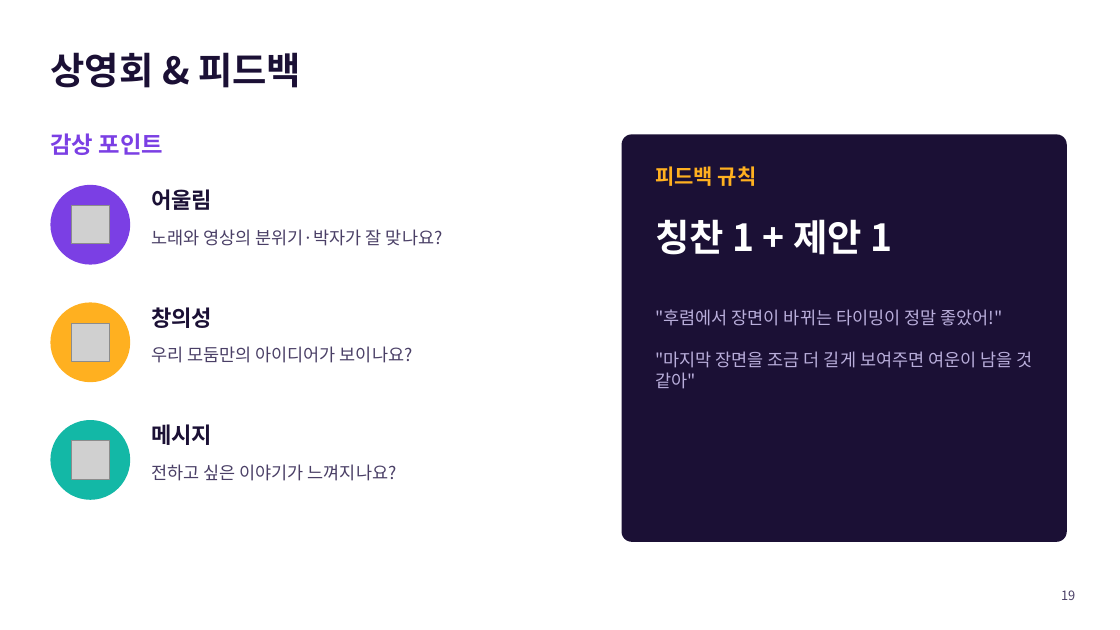
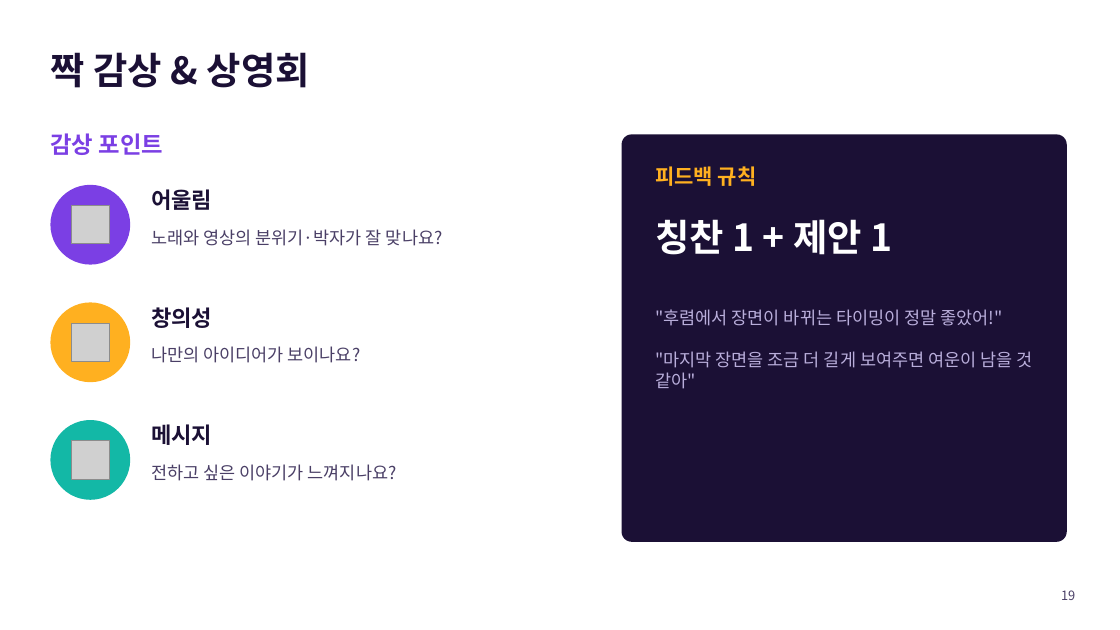
Before and after one commit to jisun294020-ops/school, a slide deck: slide 19 of 평택여고_2026-10-21/PPT_중학생용_휴대폰실습.pptx. Drawn at 1120x630 pixels with LibreOffice and Linux fonts; fonts in the diff are those of the drawing; grey boxes stand for pictures. Boxes give left, top, right and bottom in pixels: in the first picture for what was removed or moved away, otherwise in the second. Text is boxed around its words. In the diff, an @@ line names an element or a change of style, - is before the commit and + after.

```diff
--- a/평택여고_2026-10-21/PPT_중학생용_휴대폰실습.pptx
+++ b/평택여고_2026-10-21/PPT_중학생용_휴대폰실습.pptx
@@ title at [50,52,310,88]: text changed @@
-상영회 & 피드백
+짝 감상 & 상영회
@@ text at [151,346,361,363]: text changed @@
-우리 모둠만의 아이디어가 보이나요?
+나만의 아이디어가 보이나요?
```
Also in this commit, not shown: 10 other slides changed, 3 other files.
